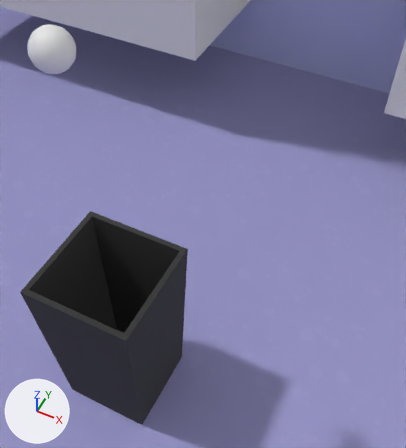
Two versions of the glTF model public/office.glb, one commit apart.
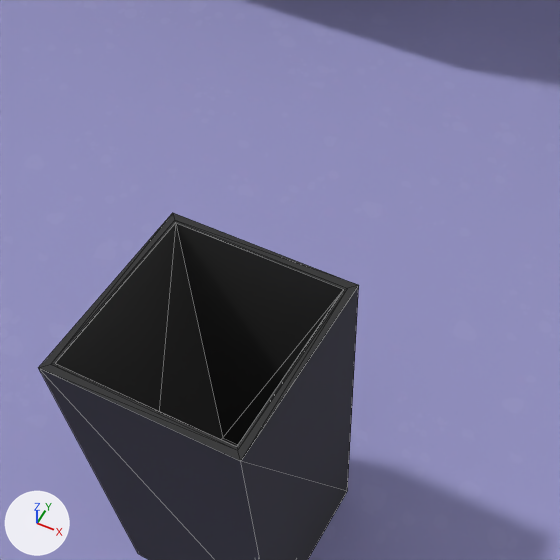
Each version is shown from a 50 mm lens placed at (-0.853, 1.526, 2.139), pointed at (-1.417, 2.654, 0.729), then close up on the part from 0% to 72% of the width and 22% to 88% of the height. Lighting does not change. The marker at lower left points along +X, +Y and +Z. The close-ups show mesh edges as thin lines. Objects named as collision shapes, trigger or cutter boxes, shadow casters or lower levels of detail are left out. Where no turn or scale is listed for an object, it has been applied to the vertices.

Names of what the first close-up shows: 'Bucket', 'Ground'.
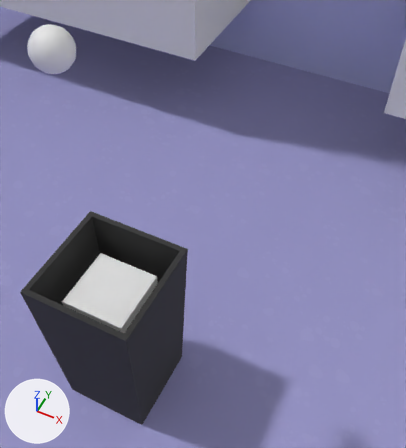
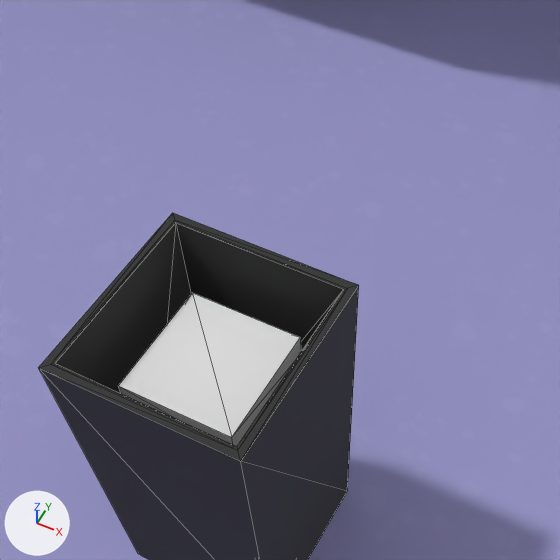
Commit message: Trigger confetti on ball in bucket

Changed parts and their boxes [x1, y1, x2, y2] in the close-ups (560 x 560 px):
'trigger', added: after [119, 293, 302, 446]

What the commit changed:
Mesh me_cube_002 is new.
It is a box spanning x -0.114..0.114, y -0.114..0.114, z -0.023..0.023.
Object 'trigger' (ob_trigger) is new; it shows me_cube_002.
Its location is (-1.616, 2.363, 0.576).
